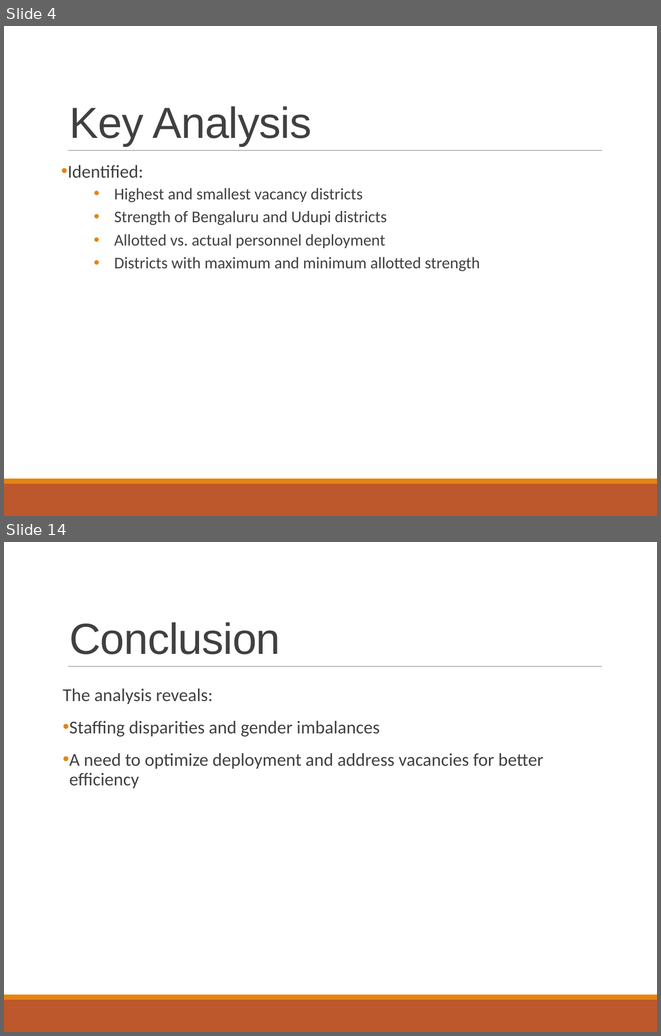
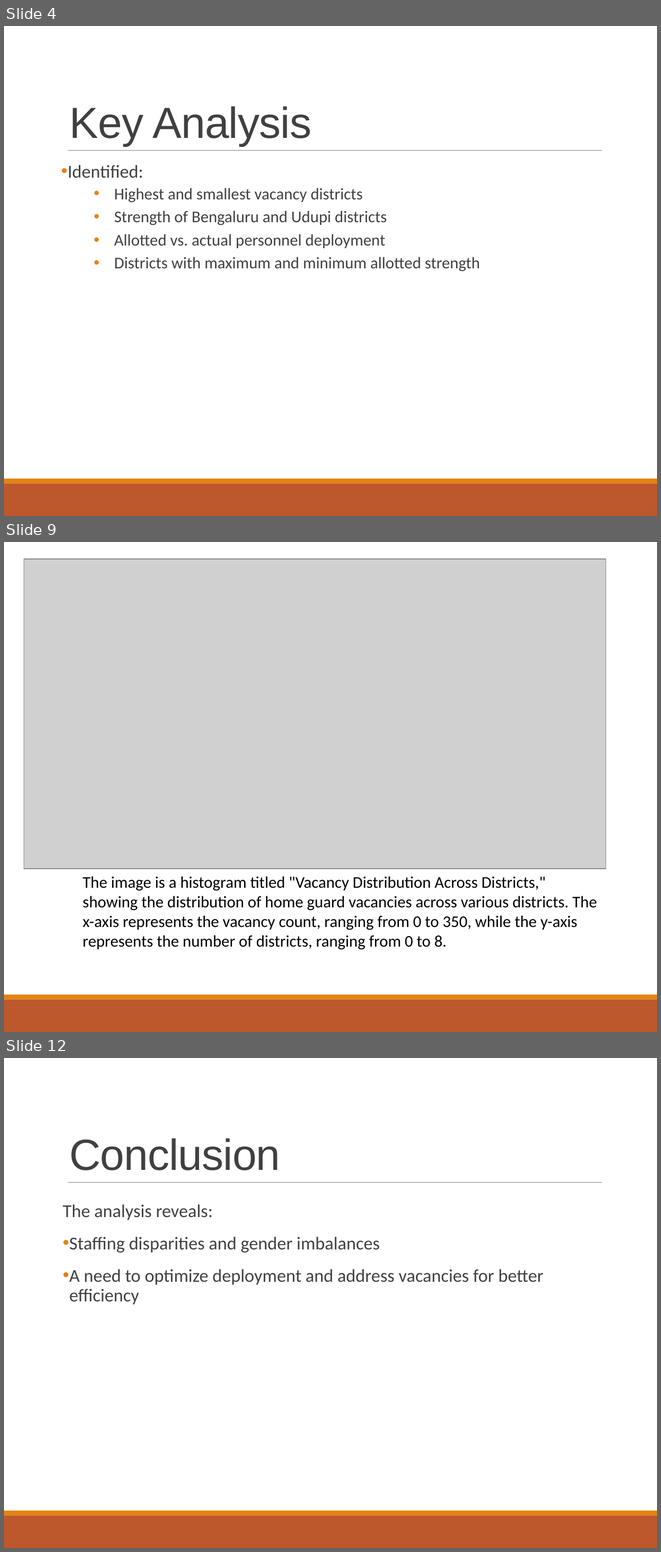
Before and after one commit to reddy1611/DataAnalytics_projects, a slide deck: 1_GovtDataset/Government_Dataset_Analysis.pptx. Shown one above the other, each under a label of ours: slides 4 and 14 before the commit, slides 4, 9 and 12 after it; the slides between them are not shown. The pictures are 661x1036 and 661x1552 pixels, drawn with LibreOffice and Linux fonts; fonts in the diff are those of the drawing; grey boxes stand for pictures. Boxes give left, top, right and bottom in pixels: in the first picture for what was removed or moved away, otherwise in the second. Text is boxed around its words. In the diff, an @@ line names an element or a change of style, - is before the commit and + after.

```diff
--- a/1_GovtDataset/Government_Dataset_Analysis.pptx
+++ b/1_GovtDataset/Government_Dataset_Analysis.pptx
@@ slide 9 added at bbox=[4, 542, 657, 1032], background #FFFFFF; not listed: 2 template elements that a slide beside it also shows @@
@@ picture added at bbox=[24, 559, 606, 868] @@
@@ text added at bbox=[82, 876, 597, 950], 18 pt, text #000000 @@
+The image is a histogram titled "Vacancy Distribution Across Districts," showing the distribution of home guard vacancies across various districts. The x-axis represents the vacancy count, ranging from 0 to 350, while the y-axis represents the number of districts, ranging from 0 to 8.
@@ what was slide 14 is now slide 12 @@
```
Also in this commit, not shown: 5 slides changed, 2 other slides added, 5 slides removed.
